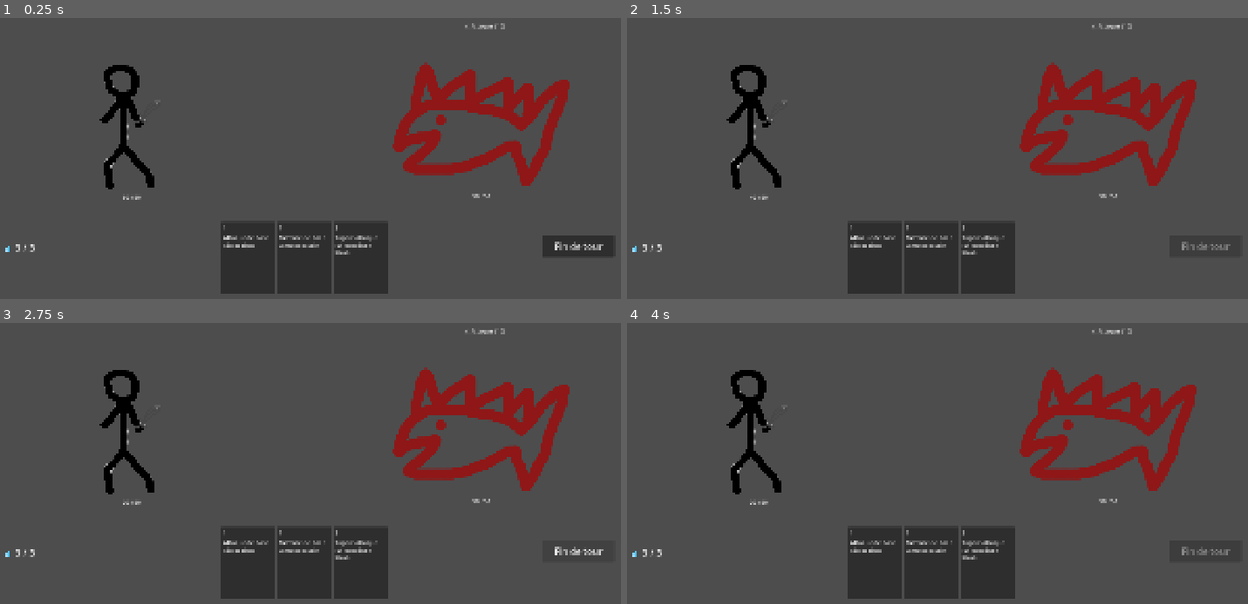
Above: before the commit, frames 1-4 (two rows, left to right).
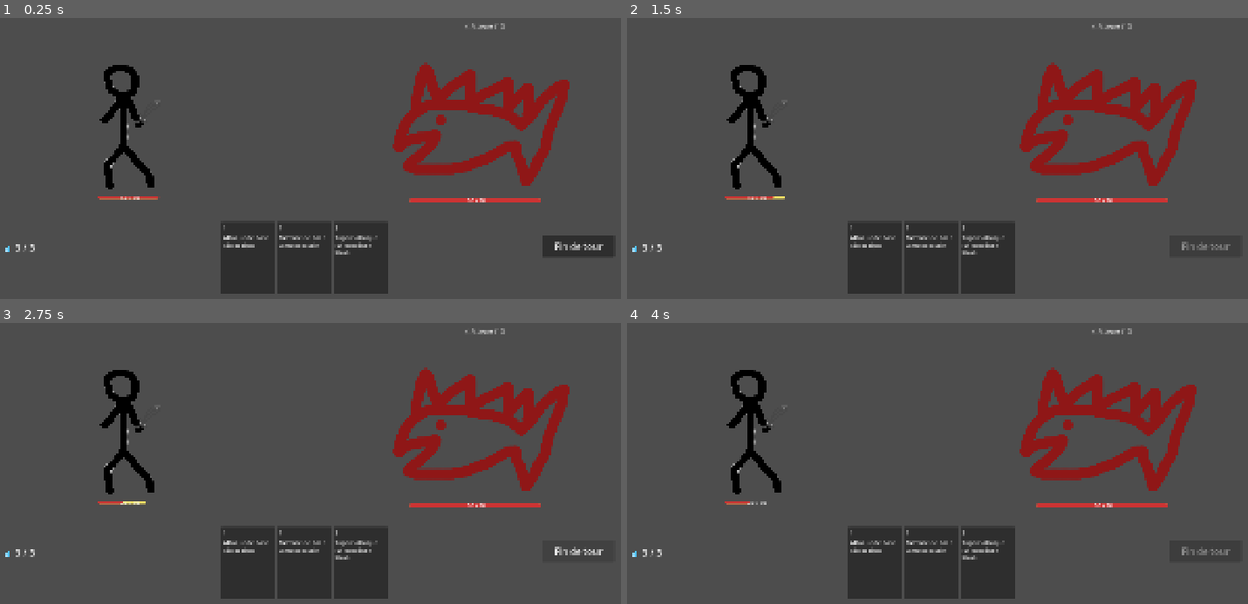
Above: after the commit, the same moments.

Repository: Elehos/jeu_de_bouboules
Game: Godot game, scene res://scenes/combat/combat.tscn
Two runs of this game, one before a commit and one after it. Both use one fixed random seed, a clock stepped at 60 frames per second and the inputs below.
Inputs (mouse positions are in pixels of both pictures, inside the frame that each line leads up to):
- Up to frame 1 (0.25 s): no input
- Up to frame 2 (1.5 s): click "Fin de tour" at 0.5 s; click "Fin de tour" at 1.25 s
- Up to frame 3 (2.75 s): click "Fin de tour" at 2 s
- Up to frame 4 (4 s): move the mouse to (1086, 404) at 2.77 s; click (1086, 404) at 2.92 s; tap Enter at 3.5 s; move the mouse to (794, 443) at 3.52 s; click (794, 443) at 3.67 s

The runs differ from the first frame. In frame 1, 0.5% of the frame differs, in the area x 15-88%, y 62-66%; in frame 2, 0.5%; in frame 3, 0.5%; in frame 4, 0.4%.

Commit message:
Barre de vie

Diff:
--- a/scenes/combat/combat.tscn
+++ b/scenes/combat/combat.tscn
@@ -7,11 +7,17 @@
 [ext_resource type="Texture2D" uid="uid://e1ecrkhdsv07" path="res://assets/monsters/poichon.png" id="4_jgg25"]
 [ext_resource type="Script" uid="uid://olrbvy74v182" path="res://script/cards/Hand.gd" id="5_4a6i5"]
 [ext_resource type="Script" uid="uid://bug7rsw3haj2c" path="res://script/combat/Enemy.gd" id="5_jgg25"]
-[ext_resource type="Resource" uid="uid://si2lgkydtdkd" path="res://script/cards/attackCard.tres" id="6_ijgaf"]
+[ext_resource type="Resource" uid="uid://si2lgkydtdkd" path="res://ressoucesCards/attackCard.tres" id="6_ijgaf"]
 [ext_resource type="Script" uid="uid://f3o7b7woxojq" path="res://script/cards/CardData.gd" id="7_3dmww"]
-[ext_resource type="PackedScene" uid="uid://d0g5hjsgl0b2j" path="res://scenes/cards/Card.tscn" id="8_gwckk"]
-[ext_resource type="Resource" uid="uid://bomdgafd46m8f" path="res://script/cards/defenseCard.tres" id="9_gwckk"]
-[ext_resource type="Resource" uid="uid://64tt2oeikj55" path="res://script/cards/superAttackCard.tres" id="10_mrrmw"]
+[ext_resource type="PackedScene" uid="uid://d0g5hjsgl0b2j" path="res://scenes/cards/card.tscn" id="8_gwckk"]
+[ext_resource type="Resource" uid="uid://bomdgafd46m8f" path="res://ressoucesCards/defenseCard.tres" id="9_gwckk"]
+[ext_resource type="Resource" uid="uid://64tt2oeikj55" path="res://ressoucesCards/superAttackCard.tres" id="10_mrrmw"]
+
+[sub_resource type="StyleBoxFlat" id="StyleBoxFlat_mrrmw"]
+bg_color = Color(0.7266102, 0.5801185, 0.1586653, 1)
+
+[sub_resource type="StyleBoxFlat" id="StyleBoxFlat_563wa"]
+bg_color = Color(0.7254902, 0.5803922, 0.15686275, 1)
 
 [node name="Combat" type="Node2D" unique_id=1943509951]
 script = ExtResource("1_4voa6")
@@ -26,11 +32,26 @@
 [node name="Player" type="CharacterBody2D" parent="." unique_id=1391993159]
 script = ExtResource("1_5vqsm")
 
+[node name="HPBarDelayed" type="ProgressBar" parent="Player" unique_id=1523442336]
+offset_left = 393.0
+offset_top = 752.0
+offset_right = 558.0
+offset_bottom = 761.0
+theme_override_styles/fill = SubResource("StyleBoxFlat_mrrmw")
+show_percentage = false
+
+[node name="HPBar" type="ProgressBar" parent="Player" unique_id=571146498]
+offset_left = 392.0
+offset_top = 752.0
+offset_right = 560.0
+offset_bottom = 761.0
+show_percentage = false
+
 [node name="HP" type="Label" parent="Player" unique_id=2021964912]
-offset_left = 459.0
-offset_top = 744.0
-offset_right = 499.0
-offset_bottom = 767.0
+offset_left = 455.0
+offset_top = 745.0
+offset_right = 495.0
+offset_bottom = 768.0
 
 [node name="Sprite2D" type="Sprite2D" parent="Player" unique_id=1110491526]
 position = Vector2(481.99997, 562)
@@ -38,20 +59,35 @@
 texture = ExtResource("3_4voa6")
 
 [node name="Block" type="Label" parent="Player" unique_id=138433327]
-offset_left = 528.0
+offset_left = 564.0
 offset_top = 754.0
-offset_right = 568.0
+offset_right = 604.0
 offset_bottom = 777.0
 
 [node name="Enemy" type="CharacterBody2D" parent="." unique_id=1490143893]
 script = ExtResource("5_jgg25")
 intention_sequence = Array[int]([0, 0, 0, 0])
 
+[node name="HPBarDelayed" type="ProgressBar" parent="Enemy" unique_id=479009923]
+offset_left = 1250.0
+offset_top = 760.0
+offset_right = 1608.0
+offset_bottom = 769.0
+theme_override_styles/fill = SubResource("StyleBoxFlat_563wa")
+show_percentage = false
+
+[node name="HPBar" type="ProgressBar" parent="Enemy" unique_id=1127862993]
+offset_left = 1249.0
+offset_top = 760.0
+offset_right = 1609.0
+offset_bottom = 769.0
+show_percentage = false
+
 [node name="HP" type="Label" parent="Enemy" unique_id=1371015497]
-offset_left = 1422.0
-offset_top = 741.0
-offset_right = 1462.0
-offset_bottom = 764.0
+offset_left = 1408.0
+offset_top = 753.0
+offset_right = 1448.0
+offset_bottom = 776.0
 
 [node name="Sprite2D" type="Sprite2D" parent="Enemy" unique_id=2048843923]
 position = Vector2(1446, 557)
@@ -64,10 +100,10 @@
 offset_bottom = 333.0
 
 [node name="Block" type="Label" parent="Enemy" unique_id=164104485]
-offset_left = 1236.0
-offset_top = 757.0
-offset_right = 1276.0
-offset_bottom = 780.0
+offset_left = 1208.0
+offset_top = 762.0
+offset_right = 1248.0
+offset_bottom = 785.0
 
 [node name="UI" type="CanvasLayer" parent="." unique_id=1345790589]
 
--- a/script/combat/Character.gd
+++ b/script/combat/Character.gd
@@ -1,7 +1,6 @@
 extends CharacterBody2D
 class_name Character
 
-# --- Statistiques de base ---
 @export var max_hp: int = 50
 var current_hp: int
 @export var attack_power: int = 10
@@ -11,14 +10,48 @@
 
 @onready var hp_label: Label = $HP
 @onready var block_label: Label = $Block
+@onready var hp_bar: ProgressBar = $HPBar
+@onready var hp_bar_delayed: ProgressBar = $HPBarDelayed
 
-# Signal émis quand le personnage meurt
+const TWEEN_DURATION: float = 0.4
+const DAMAGE_TRAIL_DELAY: float = 1.0
+const CORNER_RADIUS: int = 6
+
+var fill_normal: StyleBoxFlat
+var fill_shielded: StyleBoxFlat
+
 signal died
 
 func _ready() -> void:
 	current_hp = max_hp
+
+	fill_normal = make_fill_style(Color(0.8, 0.2, 0.2))       # rouge
+	fill_shielded = make_fill_style(Color(0.3, 0.6, 0.9))     # bleu
+	var fill_delayed := make_fill_style(Color(1.0, 0.9, 0.4)) # jaune clair
+	var transparent_bg := make_fill_style(Color(0, 0, 0, 0))  # fond invisible
+
+	hp_bar.add_theme_stylebox_override("background", transparent_bg)
+	hp_bar.add_theme_stylebox_override("fill", fill_normal)
+	hp_bar_delayed.add_theme_stylebox_override("fill", fill_delayed)
+	hp_bar_delayed.add_theme_stylebox_override("background", transparent_bg)
+
+	hp_bar.max_value = max_hp
+	hp_bar.value = max_hp
+	hp_bar_delayed.max_value = max_hp
+	hp_bar_delayed.value = max_hp
+
 	update_hp_display()
 	update_block_display()
+
+# Crée un style de remplissage avec une couleur donnée, coins arrondis inclus
+func make_fill_style(color: Color) -> StyleBoxFlat:
+	var style := StyleBoxFlat.new()
+	style.bg_color = color
+	style.corner_radius_top_left = CORNER_RADIUS
+	style.corner_radius_top_right = CORNER_RADIUS
+	style.corner_radius_bottom_left = CORNER_RADIUS
+	style.corner_radius_bottom_right = CORNER_RADIUS
+	return style
 
 func take_damage(amount: int) -> void:
 	var remaining_damage: int = amount
@@ -32,7 +65,7 @@
 	if remaining_damage > 0:
 		current_hp -= remaining_damage
 		current_hp = max(current_hp, 0)
-		update_hp_display()
+		show_damage_trail()
 
 	if current_hp <= 0:
 		die()
@@ -40,6 +73,7 @@
 func heal(amount: int) -> void:
 	current_hp += amount
 	current_hp = min(current_hp, max_hp)
+	hp_bar_delayed.value = current_hp
 	update_hp_display()
 
 func gain_block(amount: int) -> void:
@@ -50,13 +84,28 @@
 	current_block = 0
 	update_block_display()
 
+# Mise à jour instantanée (utilisée à l'init et au soin)
 func update_hp_display() -> void:
+	hp_bar.value = current_hp
 	if hp_label:
 		hp_label.text = str(current_hp) + " / " + str(max_hp)
 
+# Effet de dégâts : chute instantanée + traînée claire qui rattrape après un délai
+func show_damage_trail() -> void:
+	hp_bar.value = current_hp
+	if hp_label:
+		hp_label.text = str(current_hp) + " / " + str(max_hp)
+
+	var tween: Tween = create_tween()
+	tween.tween_interval(DAMAGE_TRAIL_DELAY)
+	tween.tween_property(hp_bar_delayed, "value", current_hp, TWEEN_DURATION)
+
 func update_block_display() -> void:
+	hp_bar.add_theme_stylebox_override("fill", fill_shielded if current_block > 0 else fill_normal)
+
 	if block_label:
 		block_label.text = "🛡 " + str(current_block) if current_block > 0 else ""
+		block_label.visible = current_block > 0
 
 func die() -> void:
 	print(name + " est mort.")
Renamed: script/cards/attackCard.tres -> ressoucesCards/attackCard.tres
Renamed: script/cards/defenseCard.tres -> ressoucesCards/defenseCard.tres
Renamed: script/cards/superAttackCard.tres -> ressoucesCards/superAttackCard.tres
